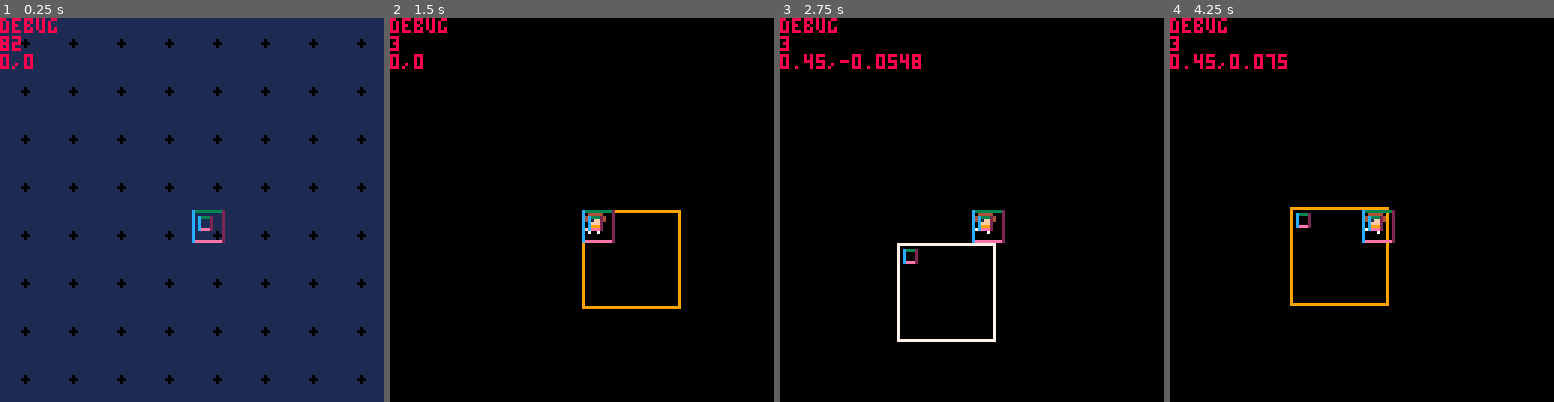
Above: before the commit, frames 1-4 (left to right).
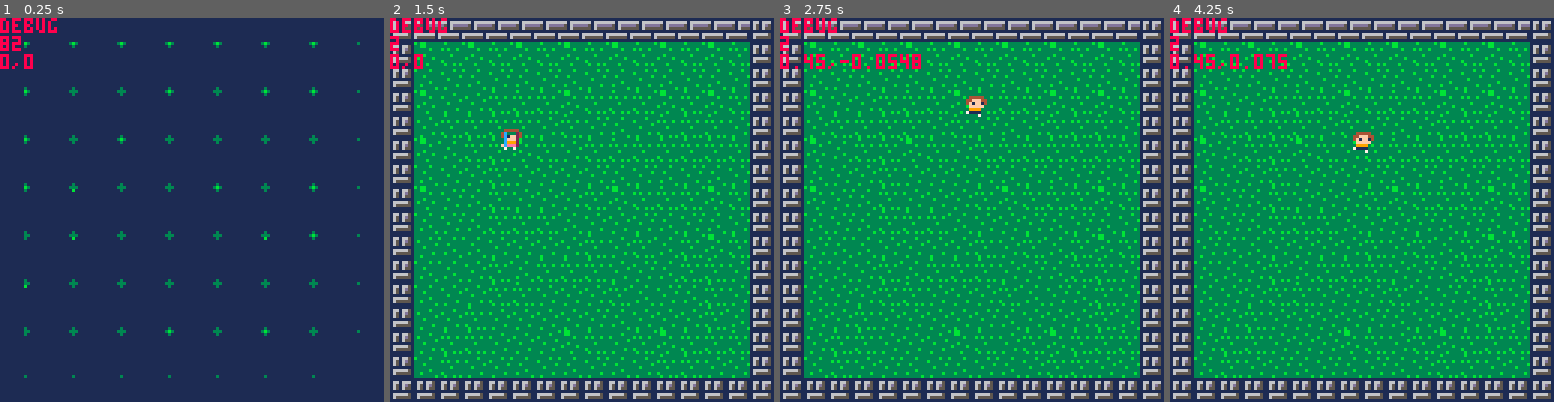
Above: after the commit, the same moments.

Repository: Zerk4112/cutemup
Game: PICO-8 cartridge cutemup.p8
Two runs of this game, one before a commit and one after it. Both use one fixed random seed, a clock stepped at 60 frames per second and the inputs below.
Inputs:
- Up to frame 1 (0.25 s): no input
- Up to frame 2 (1.5 s): tap X (X key) at 0.33, 1.07 s; tap O (Z key) at 0.7 s
- Up to frame 3 (2.75 s): hold Right 1.6-2.1 s; tap O (Z key) at 1.7, 2.1, 2.5 s; tap X (X key) at 1.85 s; hold Up 2.15-2.42 s; hold Right from 2.47 s (still down)
- Up to frame 4 (4.25 s): tap O (Z key) every 0.4 s from 2.9 to 4.1 s; tap X (X key) at 2.97, 4.08 s; release Right at 3.03 s; hold Left 3.08-3.58 s; hold Down 3.63-3.97 s; hold Right from 4.02 s (still down)

The runs differ from the first frame. In frame 1, 2.3% of the frame differs, in the area x 5-96%, y 5-96%; in frame 2, 99%, in the area x 0-100%, y 0-100%; in frame 3, 99%; in frame 4, 99%.

Commit message:
Thing Remove old debug mapper and camera logic Stuff Completely removed camera logic and the old mapper object List - Modicum of Effort - Removed the logic within the update_camera function for the purpose of refactoring it to run on a screen-by-screen run, similar to binding of isaac. - Removed the debug mapper object so that it can be recreated when the camera logic is refactored. The map generation should work on a screen by screen basis as well! Notes A lot of changes happening here!

Diff:
--- a/cutemup.p8
+++ b/cutemup.p8
@@ -40,8 +40,9 @@
 
 function _draw()
     cls()
+	if (current_scene~=nil and current_scene.draw~=nil) current_scene:draw()
 	manage_routines(aroutines)
-	if (current_scene~=nil and current_scene.draw~=nil) current_scene:draw()
+
 	print('debug', cament.pos.x,cament.pos.y,8)
 	print(#aroutines)
 	-- print(#players..' players: ')
@@ -144,8 +145,8 @@
 	local p = create_ent({207}, ents, {
 		x=_x, --x
 		y=_y, --y,
-		w=6,
-		h=4
+		w=7,
+		h=7
 	}, {
 		dx=0, --dx
 		dy=0, --dy,
@@ -474,8 +475,8 @@
 		pos = _pos or {
 			x=36, --x
 			y=36, --y,
-			w=15,
-			h=15
+			w=7,
+			h=7
 		},
 		mot = _mot or {
 			dx=0, --dx
@@ -529,7 +530,7 @@
 		end
 		gsp()
 
-		if (e.act) draw_entity(e,animi)
+		if (e.act) draw_entity(e,animi)  sys_ent__draw_coll(e.coll_box)
 
 		if (e.prev_tab ~= e.sprtab) animi=1 animpos=true
 
@@ -611,7 +612,7 @@
 		--until we find a new position
 		--that the player can move to.
 		while (not can_move(p,tdx,tdy)) do
-			-- printh(p.pid..': cant move')
+			printh(p.pid..': cant move')
 			--if the amount of x movement
 			--has been shortened so much
 			--that it's practically 0,
@@ -666,102 +667,11 @@
 	if (abs(p.mot.dy)<0.01) p.mot.dy=0
 
 	pi=3.14
-
-	-- p.crosshair_origx=p.pos.x+p.w/2
-	-- p.crosshair_origy=p.pos.y+p.h/2
-	-- if not p.crosshair_locked then
-
-	-- 	p.crosshair_rectx=p.crosshair_origx+(p.mot.dx*12)
-	-- 	p.crosshair_recty=p.crosshair_origy+(p.mot.dy*12)
-
-	-- 	p.crosshairx=p.crosshair_origx+(p.mot.dx*18)
-	-- 	p.crosshairy=p.crosshair_origy+(p.mot.dy*18)
-	-- 	if (p.moving) p.aimx=p.crosshairx p.aimy=p.crosshairy
-
-	-- else
-	-- 	p.crosshair_rectx=p.crosshair_origx+(p.locked_crosshair.crosshair_dx*6)
-	-- 	p.crosshair_recty=p.crosshair_origy+(p.locked_crosshair.crosshair_dy*6)
-
-	-- 	p.crosshairx=p.crosshair_origx+(p.locked_crosshair.crosshair_dx*10)
-	-- 	p.crosshairy=p.crosshair_origy+(p.locked_crosshair.crosshair_dy*10)
-
-	-- end
-
-		-- p.crosshair_angle=aget(p.crosshair_origx,p.crosshair_origy,p.crosshairx,p.crosshairy)
-
-	-- if p.moving or p.crosshair_locked then
-	-- 	p.aim_angle=p.crosshair_angle
-	-- else
-	-- 	p.aim_angle=aget(p.crosshair_origx,p.crosshair_origy,p.aimx,p.aimy)
-	-- end
 end
 
 
 -->8
 -- mapper functions
-
-function chunk_gen()
-	local tiles = {
-		dirt = {138, 139, 154, 155},
-		grass = {140, 141, 156, 157}
-	}
-end
-
-
-function make_mapper(_id)
-	local m = {
-		chunk = nil,
-		pos = {
-			x = cament.pos.x+64,
-			y = cament.pos.y+64,
-		},
-		w=4,
-		h=4,
-		id=_id or 1,
-		color = 7,
-
-		coll_check = function(s)
-			-- printh('checking mapper collision')
-			s.color = 7
-			-- printh('player is acting')
-			-- printh(simple_coll_check(p.coll_box, s.coll_box))
-			if simple_coll_check(cament.coll_box, s.coll_box) then
-				s.coll_box:coll_callback(s)
-				-- printh('mapper is touching player')
-			end
-		end
-	}
-	m.coll_box = cmpnt_new_coll_box(0, 0, m.w*8, m.h*8, function()
-		m.color=9
-	end)
-	return m
-end
-
-
-function init_mapper()
-	ments = {}
-	mchunks = {}
-	-- local helper = make_mapper(2)
-	add(ments, make_mapper())
-	mdraw = create_timer(draw_mapper,1,true)
-	mupdate = create_timer(update_mapper,1,true)
-	add(aroutines, mdraw)
-	add(routines, mupdate)
-end
-
-function update_mapper()
-	for m in all(ments) do
-		sys_ent__update_coll(m)
-		m:coll_check()
-	end
-end
-
-function draw_mapper()
-	for m in all(ments) do
-		rect(m.pos.x, m.pos.y, m.pos.x+(m.w*8),m.pos.y+(m.h*8), m.color)
-		-- sys_ent__draw_coll(m.coll_box)
-	end
-end
 
 -->8
 -- stage1 functions
@@ -773,15 +683,11 @@
 	end
 	init_players()
 	players[2].act=false
-	init_mapper()
 end
 
 function draw_stage1()
 	map(0,0,0,0,32,32)
-	if (cament~=nil) sys_ent__draw_coll(cament.coll_box)
-	for i, p in pairs(entities) do
-		if (p.act)sys_ent__draw_coll(p.coll_box)
-	end
+	-- if (cament~=nil) sys_ent__draw_coll(cament.coll_box)
 end
 
 function update_stage1()
@@ -799,29 +705,6 @@
 
 
 function update_camera()
-
-	local p1,p2=players[1],players[2]
-	local p1x,p1y= p1.pos.x, p1.pos.y
-	local p2x,p2y= p2.pos.x, p2.pos.y
-	-- local pa = aget(p1x, p1y, p2x, p2y)
-	local pa = oaget(p1, p2)
-	local pd = dst(p1, p2)
-
-	if #players==0 then
-		midx=64
-		midy=64
-	elseif p1.act and not p2.act then
-		midx=(p1.pos.x-64)
-		midy=(p1.pos.y-64)
-	elseif p1.act and p2.act then
-		midx = p1x+(cos(pa)*pd/2)-64
-		midy = p1y+(sin(pa)*pd/2)-64
-	else
-		camera()
-	end
-	cament.pos.x=midx
-	cament.pos.y=midy
-	sys_ent__update_coll(cament)
 	camera(cament.pos.x,cament.pos.y)
 
 
@@ -977,31 +860,14 @@
 	local btm_left_solid=solid(nx_l,ny_b)
 	local top_right_solid=solid(nx_r,ny_t)
 	local btm_right_solid=solid(nx_r,ny_b)
-	local top_left_offcam=off_cam(nx_l,ny_t)
-	local btm_left_offcam=off_cam(nx_l,ny_b)
-	local top_right_offcam=off_cam(nx_r,ny_t)
-	local btm_right_offcam=off_cam(nx_r,ny_b)
 
 	--if all of those locations are
 	--not solid, the object can
 	--move into that spot.
-	if a.pid>1 then
-		return not (top_left_solid or
-				btm_left_solid or
-				top_right_solid or
-				btm_right_solid)
-	end
 	return not (top_left_solid or
-				btm_left_solid or
-				top_right_solid or
-				btm_right_solid or
-				top_left_offcam or
-				btm_left_offcam or
-				top_right_offcam or
-				btm_right_offcam)
-
-
-
+			btm_left_solid or
+			top_right_solid or
+			btm_right_solid)
 end
 
 function off_cam(x,y)
@@ -1364,5 +1230,22 @@
 
 
 __gff__
-0000000000000000000000000000000000000000000000000101010000000000000001000000000000000000000000000000000000000100000000000000000000000000000000000000000000000000000000000000000000000000000000000000010000000000000000000000000000000000010101000000000000000000
-0000000000000000000000000000000000000000000000000000000000000000000001000000000000000000000000000000000001010100000000000000000000000000000000000000000000000000000000000000000000000000000000000000000000000000000000000000000000000000000000000000000000000000
+0000000000000000000000000000000000000000000000000101010000000000000001000000000000000000000000000000000000000100000000000000000000000000000000000000000000000000000000000000000000000000000000000000000000000000000000000000000000000000000000000000000000000000
+0000000000000000000000000000000100000000000000000000000000000001000001000000000000000101010101010000000001010100000000000000000000000000000000000000000000000000000000000000000000000000000000000000000000000000000000000000000000000000000000000000000000000000
+__map__
+aeacacacacacacacacacacacacacacae00000000000000000000000000000000000000000000000000000000000000000000000000000000000000000000000000000000000000000000000000000000000000000000000000000000000000000000000000000000000000000000000000000000000000000000000000000000
+af8d8e8d8e8d8e8d8e8d8e8d8e8d8eaf00000000000000000000000000000000000000000000000000000000000000000000000000000000000000000000000000000000000000000000000000000000000000000000000000000000000000000000000000000000000000000000000000000000000000000000000000000000
+af9d9e9d9e9d9e9d9e9d9e9d9e9d9eaf00000000000000000000000000000000000000000000000000000000000000000000000000000000000000000000000000000000000000000000000000000000000000000000000000000000000000000000000000000000000000000000000000000000000000000000000000000000
+af8d9e9e8e8e8e8d8e8e8e8d8e8d8eaf00000000000000000000000000000000000000000000000000000000000000000000000000000000000000000000000000000000000000000000000000000000000000000000000000000000000000000000000000000000000000000000000000000000000000000000000000000000
+af9e8e8e8e8e9e8e9e9d9e8e8e8e9eaf00000000000000000000000000000000000000000000000000000000000000000000000000000000000000000000000000000000000000000000000000000000000000000000000000000000000000000000000000000000000000000000000000000000000000000000000000000000
+af8d9d8e8e8d8e9e8e8e8e8e8e8e8eaf00000000000000000000000000000000000000000000000000000000000000000000000000000000000000000000000000000000000000000000000000000000000000000000000000000000000000000000000000000000000000000000000000000000000000000000000000000000
+af9d9e9e8e9e9e9e9e9d9e9d9e9d9eaf00000000000000000000000000000000000000000000000000000000000000000000000000000000000000000000000000000000000000000000000000000000000000000000000000000000000000000000000000000000000000000000000000000000000000000000000000000000
+af8d9e9d8e9e9e9e8e8d8e8e8e8d8eaf00000000000000000000000000000000000000000000000000000000000000000000000000000000000000000000000000000000000000000000000000000000000000000000000000000000000000000000000000000000000000000000000000000000000000000000000000000000
+af9d9e9d8e8e8e9d9e9e9e9d9e9d9eaf00000000000000000000000000000000000000000000000000000000000000000000000000000000000000000000000000000000000000000000000000000000000000000000000000000000000000000000000000000000000000000000000000000000000000000000000000000000
+af9e9d9d9e9e9e9e8e9e8e9d8e8d8eaf00000000000000000000000000000000000000000000000000000000000000000000000000000000000000000000000000000000000000000000000000000000000000000000000000000000000000000000000000000000000000000000000000000000000000000000000000000000
+af9d9d9e8e9d8e8e8e9e9e9d8e8e9eaf00000000000000000000000000000000000000000000000000000000000000000000000000000000000000000000000000000000000000000000000000000000000000000000000000000000000000000000000000000000000000000000000000000000000000000000000000000000
+af9d9e9e8e8e9e9e9e8e9d9e9d8e9eaf00000000000000000000000000000000000000000000000000000000000000000000000000000000000000000000000000000000000000000000000000000000000000000000000000000000000000000000000000000000000000000000000000000000000000000000000000000000
+af9e9e8e9e9e9e9e9e9d9e9e9e8e9daf00000000000000000000000000000000000000000000000000000000000000000000000000000000000000000000000000000000000000000000000000000000000000000000000000000000000000000000000000000000000000000000000000000000000000000000000000000000
+af9e8e8e9e9e9e8d8e9e8e8d8e8e8eaf00000000000000000000000000000000000000000000000000000000000000000000000000000000000000000000000000000000000000000000000000000000000000000000000000000000000000000000000000000000000000000000000000000000000000000000000000000000
+af9d8e9e9e9d9e9d9e9d9e8e8e9e9eaf00000000000000000000000000000000000000000000000000000000000000000000000000000000000000000000000000000000000000000000000000000000000000000000000000000000000000000000000000000000000000000000000000000000000000000000000000000000
+aeafafafafafafafafafafafafafafae00000000000000000000000000000000000000000000000000000000000000000000000000000000000000000000000000000000000000000000000000000000000000000000000000000000000000000000000000000000000000000000000000000000000000000000000000000000
Not shown, changed: 24 lines of the sprite sheet (__gfx__) section of cutemup.p8
